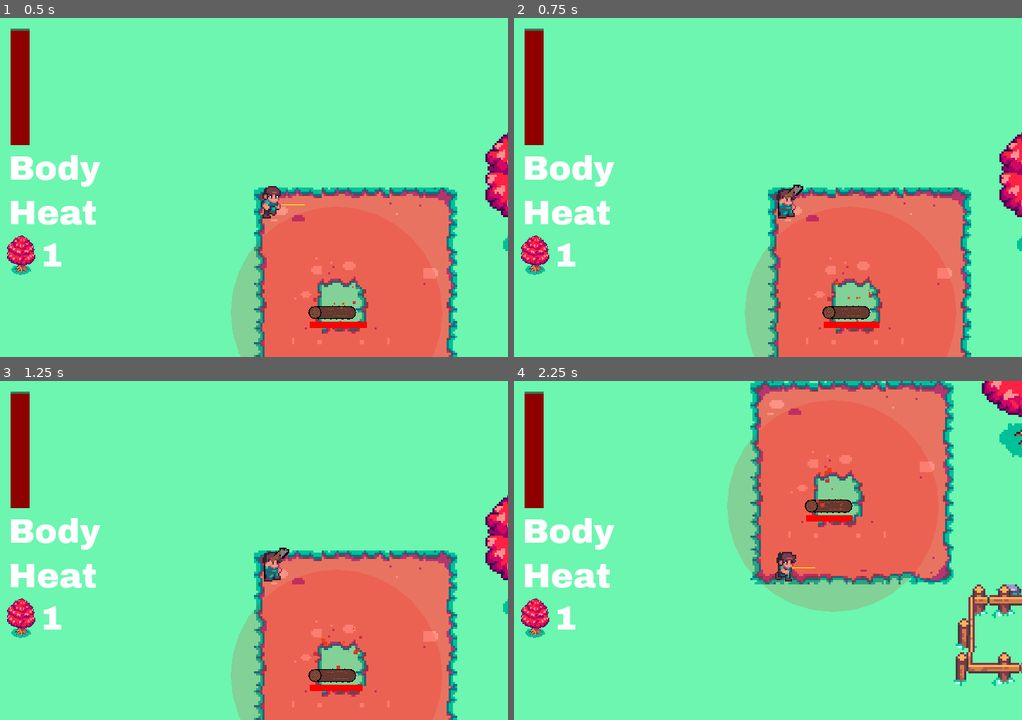
Above: before the commit, frames 1-4 (two rows, left to right).
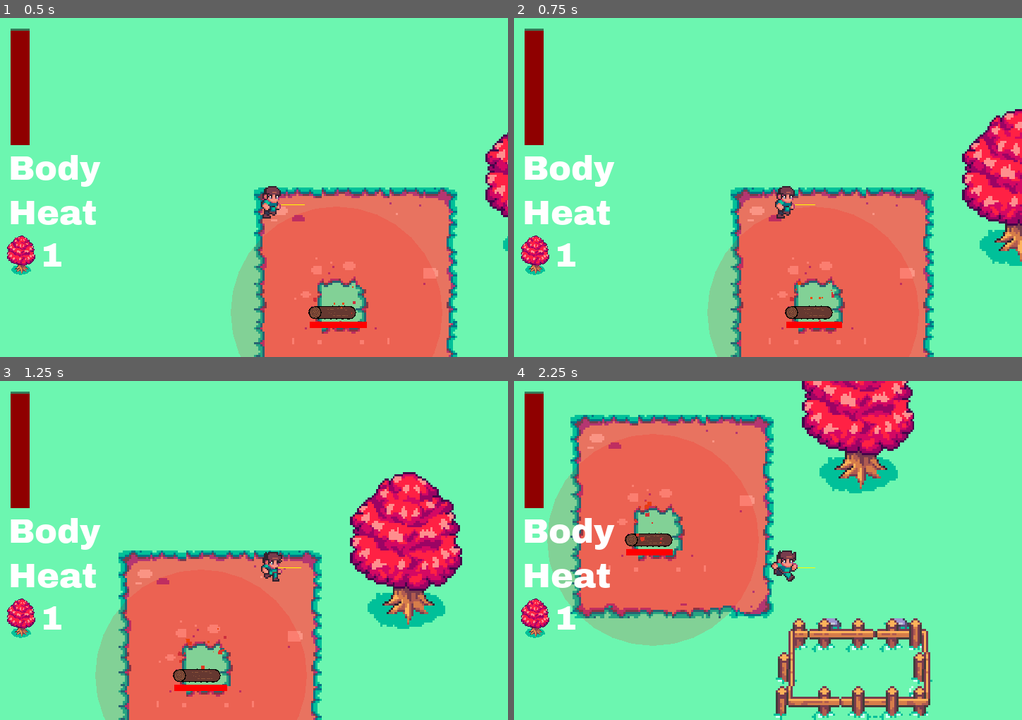
Above: after the commit, the same moments.

Repository: A-Sandwich/Godot-Wild-Jam-40
Game: Godot game, scene res://World.tscn
Two runs of this game, one before a commit and one after it. Both use one fixed random seed, a clock stepped at 60 frames per second and the inputs below.
Inputs:
- Up to frame 1 (0.5 s): no input
- Up to frame 2 (0.75 s): tap Enter at 0.5 s; hold Right (move_right) from 0.53 s (still down); hold E (action_button) from 0.53 s (still down)
- Up to frame 3 (1.25 s): keep holding Right (move_right); keep holding E (action_button)
- Up to frame 4 (2.25 s): release Right (move_right) at 1.28 s; release E (action_button) at 1.28 s; hold Down (move_down) 1.28-2.03 s; tap E (action_button) at 1.35 s; hold Right (move_right) from 2.03 s (still down); hold E (action_button) from 2.03 s (still down)

Frame 1 is identical in both runs. In frame 2, 18% of the frame differs, in the area x 38-100%, y 26-100%; in frame 3, 35%; in frame 4, 55%, in the area x 6-100%, y 0-100%.

Commit message:
moar sound

Diff:
--- /dev/null
+++ b/Cozy/ChopChop.gd
@@ -0,0 +1,29 @@
+extends AudioStreamPlayer2D
+
+
+var cooling_down = false
+
+
+# Called when the node enters the scene tree for the first time.
+func _ready():
+	pass # Replace with function body.
+
+
+func play_chop():
+	print("Play")
+	if cooling_down:
+		print("Return")
+		return
+	cooling_down = true
+	play()
+	$PlayTimeout.start()
+
+
+func _on_PlayTimeout_timeout():
+	cooling_down = false
+	$PlayTimeout.stop()
+
+
+
+func _on_ChopChop_finished():
+	stop()
--- a/Cozy/Player.gd
+++ b/Cozy/Player.gd
@@ -10,6 +10,7 @@
 var movement_direction = Vector2.ZERO
 var target_direction = Vector2.ZERO
 var tree = preload("res://WorldParts/Tree.tscn")
+var resource_get = preload("res://Sound/ResourceGet.tscn")
 var heat = 100
 var cooling_rate = 2.5
 var is_cooling = true
@@ -55,7 +56,6 @@
 		return
 
 	if Input.is_action_just_pressed("action_button"):
-		$AnimatedSprite.play("axe")
 		chop_tree(0)
 		feed_fire()
 		plant_seed()
@@ -143,6 +143,8 @@
 	var collider = target.collider
 	#print(collider.get_parent().name)
 	if "Tree" in collider.name:
+		$ChopChop.play_chop()
+		$AnimatedSprite.play("axe")
 		collider.chop_chop(delta)
 
 func feed_fire():
@@ -172,9 +174,17 @@
 
 func get_log():
 	$HUD.add_log()
+	resource_get()
 
 func add_seed():
 	$HUD.add_seed()
+	resource_get()
+
+func resource_get():
+	var resource = resource_get.instance()
+	resource.global_position = global_position
+	get_tree().root.add_child(resource)
+	resource.play()
 
 func heat_up(delta):
 	pass
--- a/Cozy/Player.tscn
+++ b/Cozy/Player.tscn
@@ -1,9 +1,11 @@
-[gd_scene load_steps=17 format=2]
+[gd_scene load_steps=19 format=2]
 
 [ext_resource path="res://Assets/Sprites/rpg-pack/chars/gabe/gabe-idle-run.png" type="Texture" id=1]
 [ext_resource path="res://Player.gd" type="Script" id=2]
 [ext_resource path="res://Assets/Sprites/rpg-pack/chars/gabe/gabe-axe.png" type="Texture" id=3]
 [ext_resource path="res://WorldParts/HUD.tscn" type="PackedScene" id=4]
+[ext_resource path="res://Sound/ChopChop.tscn" type="PackedScene" id=5]
+[ext_resource path="res://Sound/ResourceGet.tscn" type="PackedScene" id=6]
 
 [sub_resource type="CapsuleShape2D" id=9]
 radius = 3.0
@@ -81,3 +83,7 @@
 
 [node name="Camera2D" type="Camera2D" parent="."]
 current = true
+
+[node name="ChopChop" parent="." instance=ExtResource( 5 )]
+
+[node name="ResourceGet" parent="." instance=ExtResource( 6 )]
--- /dev/null
+++ b/Cozy/Sound/ChopChop.tscn
@@ -0,0 +1,14 @@
+[gd_scene load_steps=3 format=2]
+
+[ext_resource path="res://ChopChop.gd" type="Script" id=1]
+[ext_resource path="res://Assets/Sound/qubodupImpact/qubodupImpactWood.ogg" type="AudioStream" id=2]
+
+[node name="ChopChop" type="AudioStreamPlayer2D"]
+stream = ExtResource( 2 )
+volume_db = -15.0
+script = ExtResource( 1 )
+
+[node name="PlayTimeout" type="Timer" parent="."]
+wait_time = 0.5
+
+[connection signal="timeout" from="PlayTimeout" to="." method="_on_PlayTimeout_timeout"]
--- /dev/null
+++ b/Cozy/Sound/ResourceGet.gd
@@ -0,0 +1,8 @@
+extends AudioStreamPlayer2D
+
+func _ready():
+	pass # Replace with function body.
+
+
+func _on_ResourceGet_finished():
+	self.queue_free()
--- /dev/null
+++ b/Cozy/Sound/ResourceGet.tscn
@@ -0,0 +1,11 @@
+[gd_scene load_steps=3 format=2]
+
+[ext_resource path="res://Sound/ResourceGet.gd" type="Script" id=1]
+[ext_resource path="res://Assets/Sound/SoundPack01/Coin01.wav" type="AudioStream" id=2]
+
+[node name="ResourceGet" type="AudioStreamPlayer2D"]
+stream = ExtResource( 2 )
+volume_db = -5.0
+script = ExtResource( 1 )
+
+[connection signal="finished" from="." to="." method="_on_ResourceGet_finished"]
--- a/Cozy/WorldParts/Fire.tscn
+++ b/Cozy/WorldParts/Fire.tscn
@@ -1,7 +1,8 @@
-[gd_scene load_steps=8 format=2]
+[gd_scene load_steps=9 format=2]
 
 [ext_resource path="res://Assets/Sprites/sprite/log.png" type="Texture" id=1]
 [ext_resource path="res://WorldParts/Fire.gd" type="Script" id=2]
+[ext_resource path="res://Assets/Sound/fire.wav" type="AudioStream" id=3]
 
 [sub_resource type="StyleBoxFlat" id=3]
 bg_color = Color( 1, 0, 0, 1 )
@@ -122,5 +123,9 @@
 [node name="CollisionShape2D" type="CollisionShape2D" parent="Warmth"]
 shape = SubResource( 5 )
 
+[node name="AudioStreamPlayer2D" type="AudioStreamPlayer2D" parent="."]
+stream = ExtResource( 3 )
+autoplay = true
+
 [connection signal="body_entered" from="Warmth" to="." method="_on_Warmth_body_entered"]
 [connection signal="body_exited" from="Warmth" to="." method="_on_Warmth_body_exited"]
--- a/Cozy/WorldParts/Tree.gd
+++ b/Cozy/WorldParts/Tree.gd
@@ -42,10 +42,9 @@
 func remove_resource():
 	resource_amount -= 1
 	$TotalResources.value = (resource_amount / total_resource) * 100
-	#print("total", resource_amount, total_resource, $TotalResources.value)
 	dispense_resource()
 	if resource_amount <= 0:
-		for i in rng.randi_range(1, 3):
+		for i in rng.randi_range(2, 4	):
 			var plant = plant_seed.instance()
 			plant.position = position
 			plant.position.y += rng.randi_range(-20, 20)
Not shown, added: Cozy/Assets/Sound/SoundPack01/Coin01.wav.import
Not shown, added: Cozy/Assets/Sound/SoundPack01/Downer01.wav.import
Not shown, added: Cozy/Assets/Sound/SoundPack01/Rise01.wav.import
Not shown, added: Cozy/Assets/Sound/SoundPack01/Rise02.wav.import
Not shown, added: Cozy/Assets/Sound/SoundPack01/Rise03.wav.import
Not shown, added: Cozy/Assets/Sound/SoundPack01/Rise04.wav.import
Not shown, added: Cozy/Assets/Sound/SoundPack01/Rise05.wav.import
Not shown, added: Cozy/Assets/Sound/SoundPack01/Rise06.wav.import
Not shown, added: Cozy/Assets/Sound/fire.wav.import
Not shown, removed: Cozy/Assets/Sound/qubodupImpact/qubodupImpactMeat01.ogg.import
Not shown, removed: Cozy/Assets/Sound/qubodupImpact/qubodupImpactMeat02.ogg.import
Not shown, removed: Cozy/Assets/Sound/qubodupImpact/qubodupImpactMetal.ogg.import
(and 36 more such lines)
